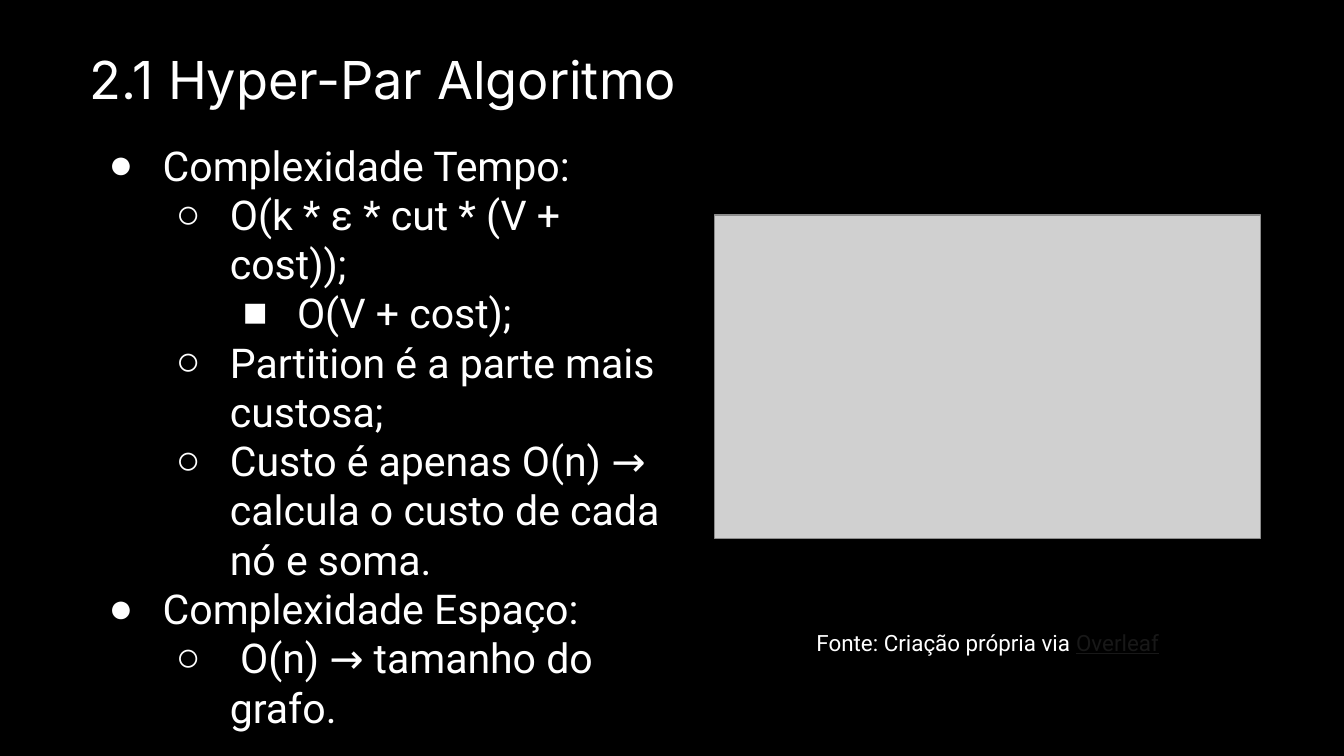
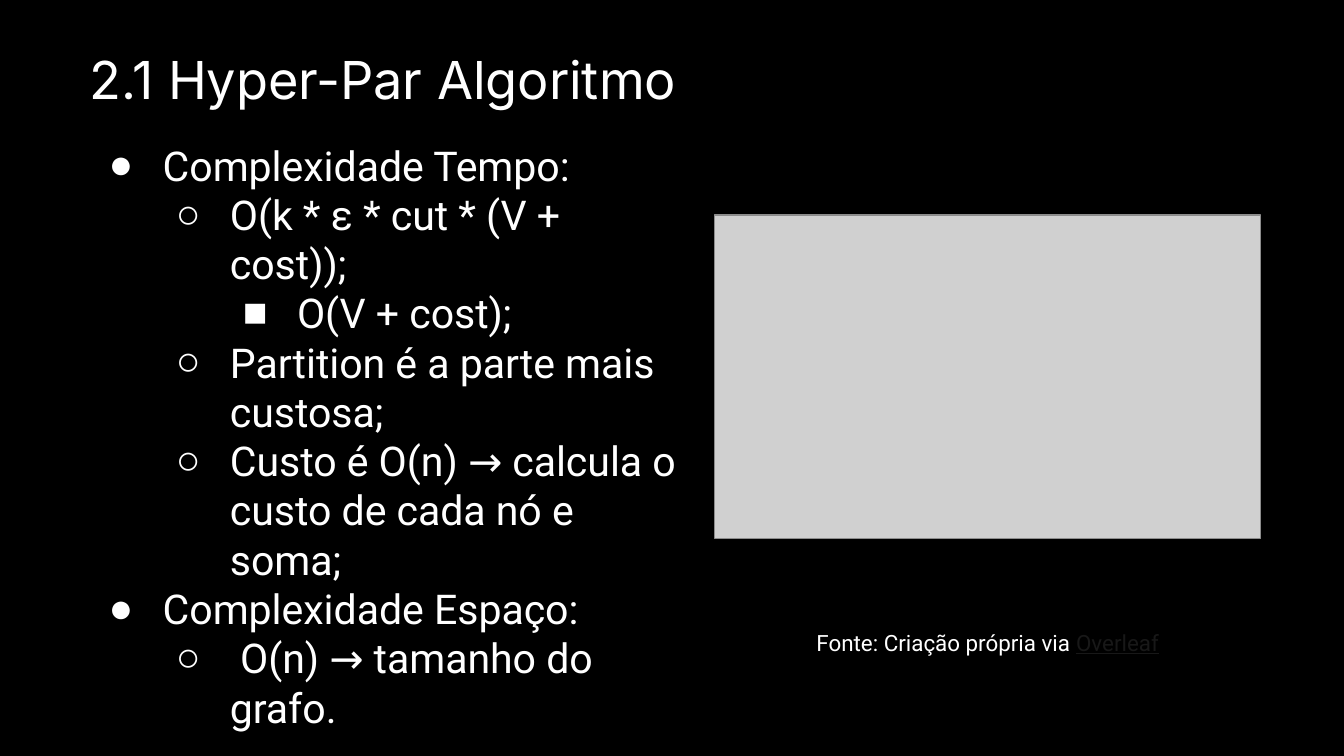
Before and after one commit to Dpbm/mestrado-aulas, a slide deck: slide 13 of algoritmos/projeto-seminario/Seminário.pptx (slide 14 before the commit). Drawn at 1344x756 pixels with LibreOffice and Linux fonts; fonts in the diff are those of the drawing; grey boxes stand for pictures. Boxes give left, top, right and bottom in pixels: in the first picture for what was removed or moved away, otherwise in the second. Text is boxed around its words. In the diff, an @@ line names an element or a change of style, - is before the commit and + after.

```diff
--- a/algoritmos/projeto-seminario/Seminário.pptx
+++ b/algoritmos/projeto-seminario/Seminário.pptx
@@ text at [230, 443, 675, 581]: text changed @@
-  ○ Custo é apenas O(n) → calcula o custo de cada nó e soma.
+  ○ Custo é O(n) → calcula o custo de cada nó e soma;
```
Also in this commit, not shown: 6 other slides changed, 1 slide removed, 1 other file.
